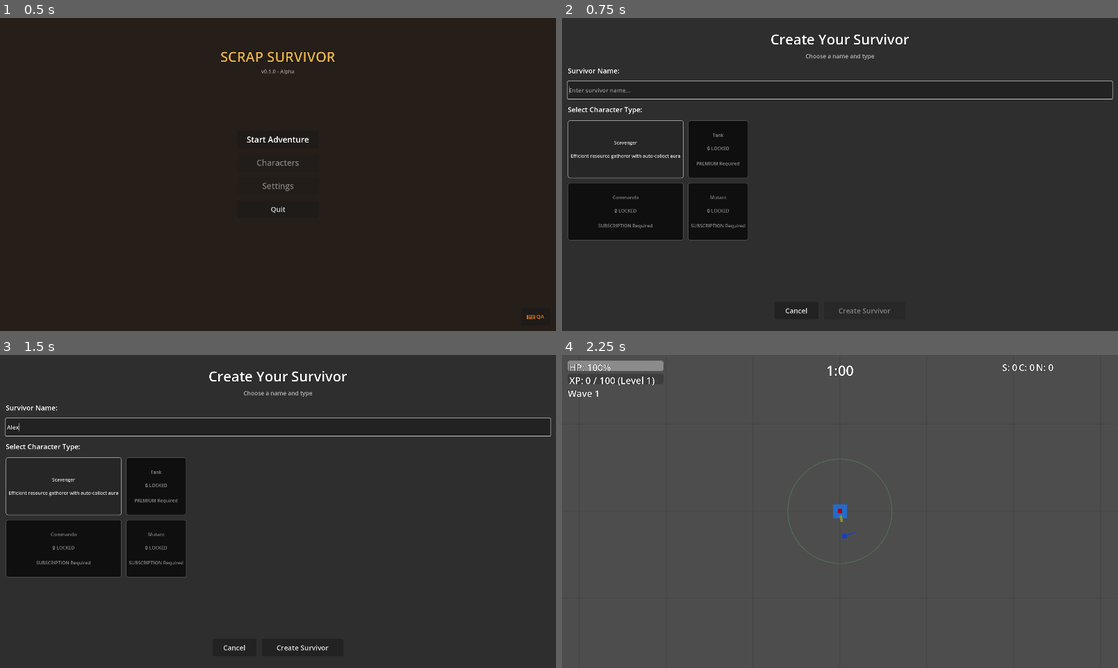
Above: before the commit, frames 1-4 (two rows, left to right).
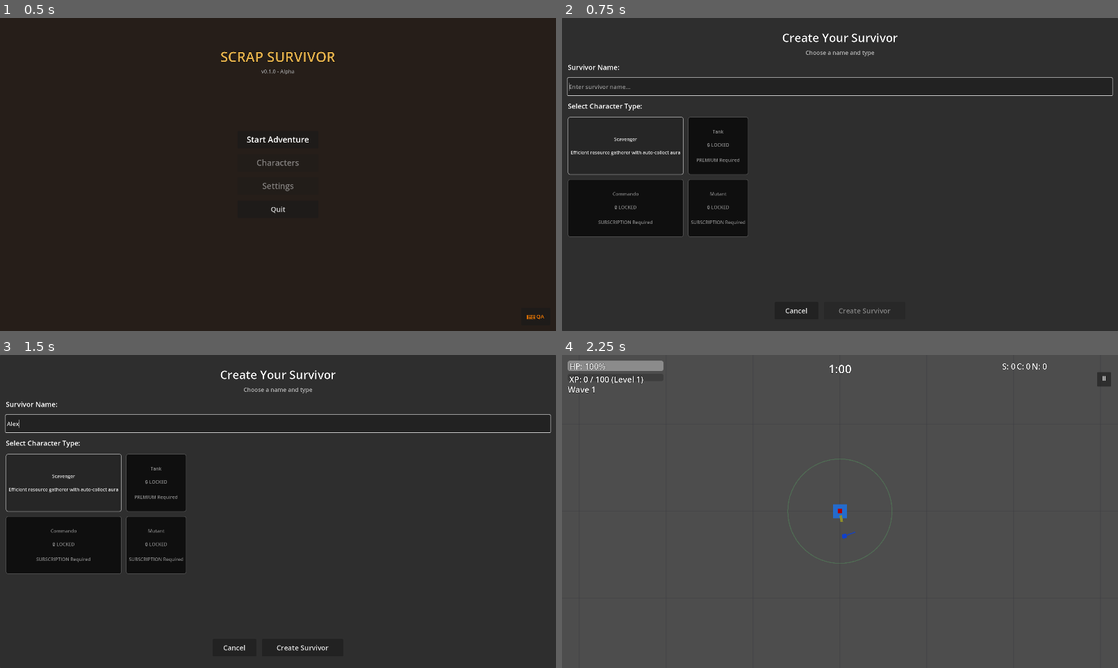
Above: after the commit, the same moments.

Repository: alanjayspector/scrap-survivor-godot
Game: Godot game, scene res://scenes/hub/scrapyard.tscn
Two runs of this game, one before a commit and one after it. Both use one fixed random seed, a clock stepped at 60 frames per second and the inputs below. Sound files missing from this copy of the repository are replaced by a short silence.
Inputs (mouse positions are in pixels of both pictures, inside the frame that each line leads up to):
- Up to frame 1 (0.5 s): no input
- Up to frame 2 (0.75 s): click "Start Adventure" at 0.5 s
- Up to frame 3 (1.5 s): click (278, 426) at 1.27 s; type "Alex" at 1.35 s
- Up to frame 4 (2.25 s): click "Create Survivor" at 2 s

Frame 1 is identical in both runs. In frame 2, 4.2% of the frame differs, in the area x 0-100%, y 4-72%; in frame 3, 4.2%; in frame 4, 0.7%.

Commit message:
revert: aggressive typography improvements - broke tests

Diff:
--- a/scenes/game/wasteland.tscn
+++ b/scenes/game/wasteland.tscn
@@ -93,7 +93,7 @@
 layout_mode = 2
 theme_override_colors/font_outline_color = Color(0, 0, 0, 1)
 theme_override_constants/outline_size = 3
-theme_override_font_sizes/font_size = 48
+theme_override_font_sizes/font_size = 40
 text = "Game Over"
 horizontal_alignment = 1
 
@@ -111,7 +111,7 @@
 theme_override_colors/font_color = Color(1, 0.8, 0.2, 1)
 theme_override_colors/font_outline_color = Color(0, 0, 0, 1)
 theme_override_constants/outline_size = 3
-theme_override_font_sizes/font_size = 30
+theme_override_font_sizes/font_size = 26
 text = "XP Gained: +0"
 horizontal_alignment = 1
 
@@ -121,7 +121,7 @@
 theme_override_colors/font_color = Color(1, 0.8, 0.2, 1)
 theme_override_colors/font_outline_color = Color(0, 0, 0, 1)
 theme_override_constants/outline_size = 4
-theme_override_font_sizes/font_size = 32
+theme_override_font_sizes/font_size = 28
 text = "LEVEL UP!"
 horizontal_alignment = 1
 
@@ -139,13 +139,13 @@
 [node name="RetryButton" type="Button" parent="UI/GameOverScreen/PaddingContainer/Content/ButtonsContainer"]
 custom_minimum_size = Vector2(280, 70)
 layout_mode = 2
-theme_override_font_sizes/font_size = 24
+theme_override_font_sizes/font_size = 22
 text = "Try Again"
 
 [node name="MainMenuButton" type="Button" parent="UI/GameOverScreen/PaddingContainer/Content/ButtonsContainer"]
 custom_minimum_size = Vector2(280, 70)
 layout_mode = 2
-theme_override_font_sizes/font_size = 24
+theme_override_font_sizes/font_size = 22
 text = "Return to Hub"
 
 [node name="GameController" type="Node" parent="."]
--- a/scenes/ui/character_card.tscn
+++ b/scenes/ui/character_card.tscn
@@ -27,13 +27,13 @@
 
 [node name="TypeLabel" type="Label" parent="HBoxContainer/InfoContainer"]
 layout_mode = 2
-theme_override_font_sizes/font_size = 20
+theme_override_font_sizes/font_size = 18
 text = "Scavenger"
 
 [node name="StatsLabel" type="Label" parent="HBoxContainer/InfoContainer"]
 layout_mode = 2
 theme_override_colors/font_color = Color(0.7, 0.7, 0.7, 1)
-theme_override_font_sizes/font_size = 20
+theme_override_font_sizes/font_size = 17
 text = "Level 1 • Best Wave 0"
 
 [node name="DetailsButton" type="Button" parent="HBoxContainer"]
--- a/scenes/ui/character_creation.tscn
+++ b/scenes/ui/character_creation.tscn
@@ -44,7 +44,7 @@
 text = "Create Your Survivor"
 horizontal_alignment = 1
 vertical_alignment = 1
-theme_override_font_sizes/font_size = 48
+theme_override_font_sizes/font_size = 40
 theme_override_colors/font_outline_color = Color(0, 0, 0, 1)
 theme_override_constants/outline_size = 3
 
--- a/scenes/ui/character_selection.tscn
+++ b/scenes/ui/character_selection.tscn
@@ -40,7 +40,7 @@
 text = "Choose Your Survivor"
 horizontal_alignment = 1
 vertical_alignment = 1
-theme_override_font_sizes/font_size = 48
+theme_override_font_sizes/font_size = 40
 theme_override_colors/font_outline_color = Color(0, 0, 0, 1)
 theme_override_constants/outline_size = 3
 
@@ -48,7 +48,7 @@
 layout_mode = 2
 text = "Select a wasteland survivor to begin"
 horizontal_alignment = 1
-theme_override_font_sizes/font_size = 20
+theme_override_font_sizes/font_size = 18
 theme_override_colors/font_color = Color(0.7, 0.7, 0.7, 1)
 theme_override_colors/font_outline_color = Color(0, 0, 0, 1)
 theme_override_constants/outline_size = 2
--- a/scenes/ui/hud.tscn
+++ b/scenes/ui/hud.tscn
@@ -39,17 +39,17 @@
 theme_override_colors/font_color = Color(1, 1, 1, 1)
 theme_override_colors/font_outline_color = Color(0, 0, 0, 1)
 theme_override_constants/outline_size = 3
-theme_override_font_sizes/font_size = 32
+theme_override_font_sizes/font_size = 28
 text = "HP: 100%"
 vertical_alignment = 1
 
 [node name="XPBar" type="ProgressBar" parent="."]
-custom_minimum_size = Vector2(300, 35)
+custom_minimum_size = Vector2(300, 20)
 layout_mode = 0
 offset_left = 20.0
 offset_top = 65.0
 offset_right = 350.0
-offset_bottom = 100.0
+offset_bottom = 90.0
 theme_override_colors/font_color = Color(1, 1, 1, 1)
 theme_override_styles/fill = SubResource("StyleBoxFlat_xp_fill")
 max_value = 100.0
@@ -60,23 +60,23 @@
 offset_left = 5.0
 offset_top = 0.0
 offset_right = 325.0
-offset_bottom = 35.0
+offset_bottom = 25.0
 theme_override_colors/font_color = Color(1, 1, 1, 1)
 theme_override_colors/font_outline_color = Color(0, 0, 0, 1)
 theme_override_constants/outline_size = 3
-theme_override_font_sizes/font_size = 32
+theme_override_font_sizes/font_size = 28
 text = "XP: 0 / 100 (Level 1)"
 vertical_alignment = 1
 
 [node name="WaveLabel" type="Label" parent="."]
 layout_mode = 0
 offset_left = 20.0
-offset_top = 110.0
+offset_top = 100.0
 offset_right = 160.0
-offset_bottom = 145.0
+offset_bottom = 130.0
 theme_override_colors/font_outline_color = Color(0, 0, 0, 1)
 theme_override_constants/outline_size = 3
-theme_override_font_sizes/font_size = 32
+theme_override_font_sizes/font_size = 28
 text = "Wave 1"
 
 [node name="WaveTimerLabel" type="Label" parent="."]
@@ -91,7 +91,7 @@
 grow_horizontal = 2
 theme_override_colors/font_outline_color = Color(0, 0, 0, 1)
 theme_override_constants/outline_size = 3
-theme_override_font_sizes/font_size = 48
+theme_override_font_sizes/font_size = 40
 text = "1:00"
 horizontal_alignment = 1
 vertical_alignment = 1
@@ -111,19 +111,33 @@
 layout_mode = 2
 theme_override_colors/font_outline_color = Color(0, 0, 0, 1)
 theme_override_constants/outline_size = 3
-theme_override_font_sizes/font_size = 32
+theme_override_font_sizes/font_size = 28
 text = "S: 0"
 
 [node name="ComponentsLabel" type="Label" parent="CurrencyDisplay"]
 layout_mode = 2
 theme_override_colors/font_outline_color = Color(0, 0, 0, 1)
 theme_override_constants/outline_size = 3
-theme_override_font_sizes/font_size = 32
+theme_override_font_sizes/font_size = 28
 text = "C: 0"
 
 [node name="NanitesLabel" type="Label" parent="CurrencyDisplay"]
 layout_mode = 2
 theme_override_colors/font_outline_color = Color(0, 0, 0, 1)
 theme_override_constants/outline_size = 3
-theme_override_font_sizes/font_size = 32
+theme_override_font_sizes/font_size = 28
 text = "N: 0"
+
+[node name="PauseButton" type="Button" parent="."]
+custom_minimum_size = Vector2(48, 48)
+layout_mode = 1
+anchors_preset = 1
+anchor_left = 1.0
+anchor_right = 1.0
+offset_left = -72.0
+offset_top = 59.0
+offset_right = -24.0
+offset_bottom = 107.0
+grow_horizontal = 0
+theme_override_font_sizes/font_size = 24
+text = "⏸"
--- a/scenes/ui/wave_complete_screen.tscn
+++ b/scenes/ui/wave_complete_screen.tscn
@@ -50,7 +50,7 @@
 layout_mode = 2
 theme_override_colors/font_outline_color = Color(0, 0, 0, 1)
 theme_override_constants/outline_size = 3
-theme_override_font_sizes/font_size = 48
+theme_override_font_sizes/font_size = 40
 text = "Wave 1 Complete!"
 horizontal_alignment = 1
 
@@ -69,7 +69,7 @@
 custom_minimum_size = Vector2(280, 70)
 layout_mode = 2
 size_flags_horizontal = 3
-theme_override_font_sizes/font_size = 24
+theme_override_font_sizes/font_size = 22
 text = "Hub"
 
 [node name="NextWaveButton" type="Button" parent="PaddingContainer/Content/ButtonsContainer"]
@@ -77,5 +77,5 @@
 custom_minimum_size = Vector2(280, 70)
 layout_mode = 2
 size_flags_horizontal = 3
-theme_override_font_sizes/font_size = 24
+theme_override_font_sizes/font_size = 22
 text = "Next Wave"
